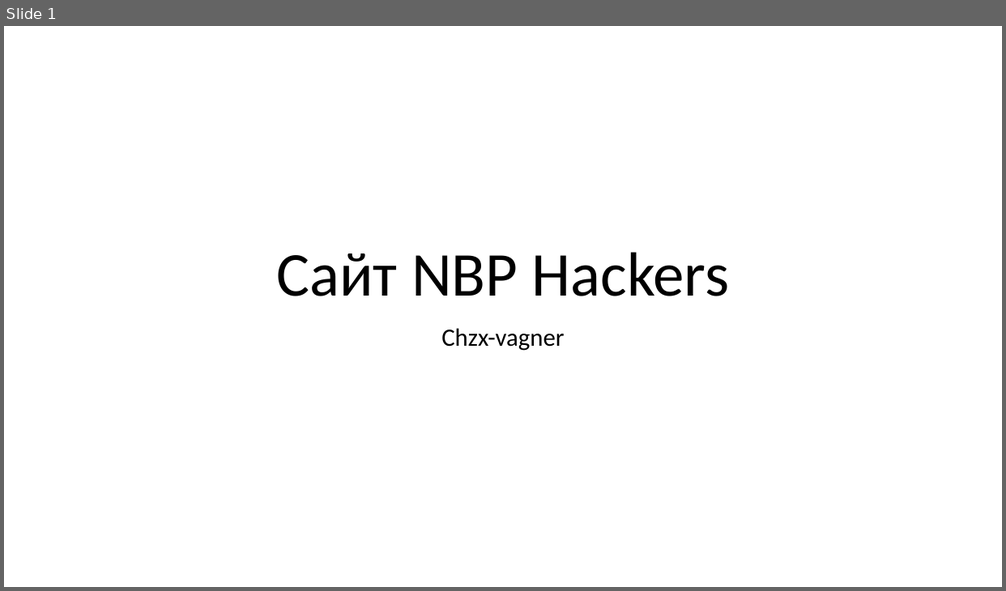
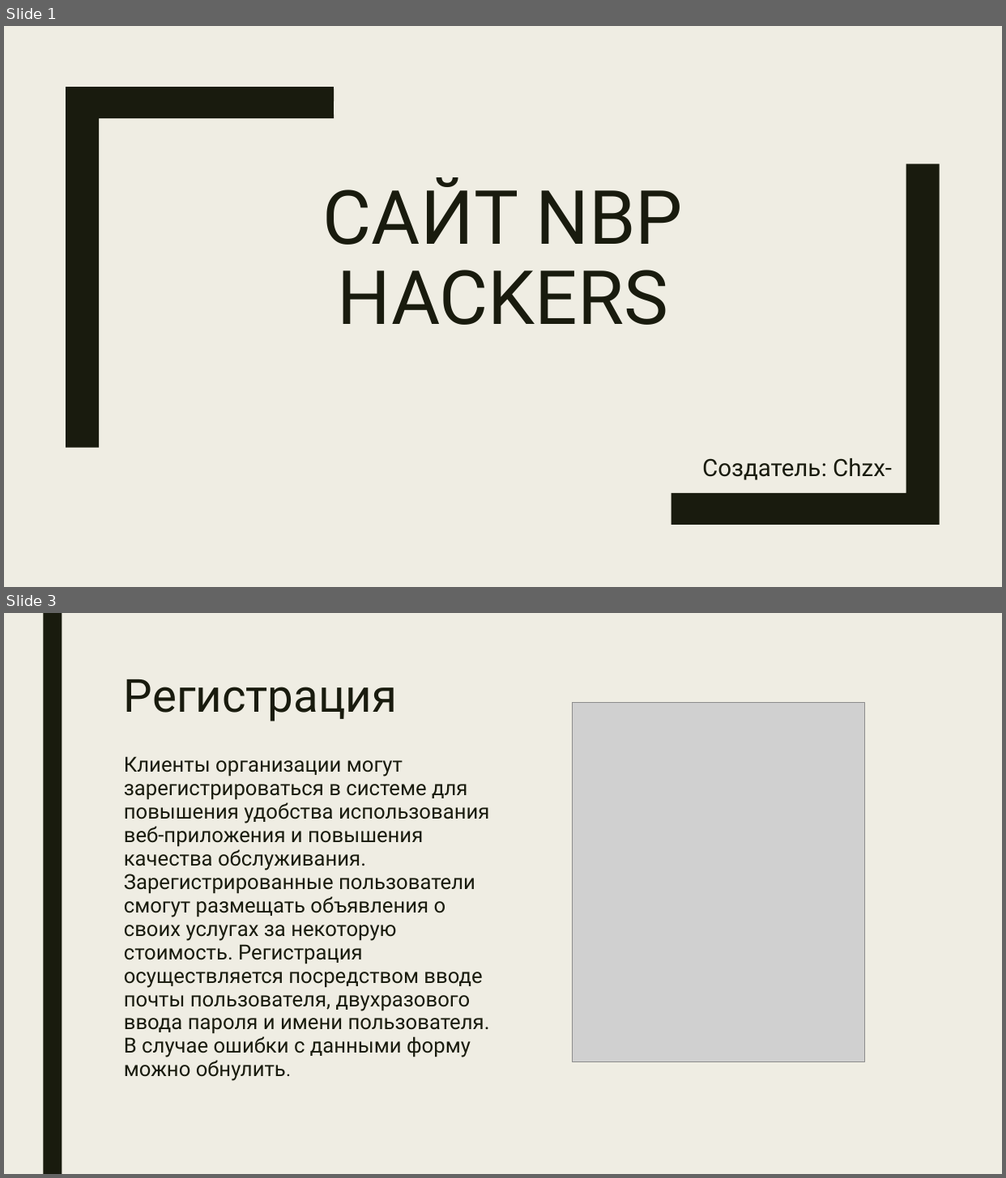
Before and after one commit to chzx-vagner/NBP_Website, a slide deck: NBP_Website.pptx. Shown one above the other, each under a label of ours: slide 1 before the commit, slides 1 and 3 after it; the slides between them are not shown. The pictures are 1006x591 and 1006x1178 pixels, drawn with LibreOffice and Linux fonts; fonts in the diff are those of the drawing; grey boxes stand for pictures. Boxes give left, top, right and bottom in pixels: in the first picture for what was removed or moved away, otherwise in the second. Text is boxed around its words. In the diff, an @@ line names an element or a change of style, - is before the commit and + after.

```diff
--- a/NBP_Website.pptx
+++ b/NBP_Website.pptx
@@ slide 3 added at (x1=4, y1=613, x2=1002, y2=1174), background #EFEDE3 @@
@@ rectangle added at (x1=43, y1=613, x2=62, y2=1174), fill #191B0E @@
@@ title added at (x1=124, y1=679, x2=397, y2=722), 44 pt, text #191B0E @@
+Регистрация
@@ picture added at (x1=572, y1=702, x2=864, y2=1063) @@
@@ text added at (x1=124, y1=756, x2=490, y2=1058), 20 pt, text #191B0E @@
+Клиенты организации могут зарегистрироваться в системе для повышения удобства использования веб-приложения и повышения качества обслуживания. Зарегистрированные пользователи смогут размещать объявления о своих услугах за некоторую стоимость. Регистрация осуществляется посредством вводе почты пользователя, двухразового ввода пароля и имени пользователя. В случае ошибки с данными форму можно обнулить.
@@ slide 1 changed as well @@
@@ background #FFFFFF to #EFEDE3 @@
@@ freeform shape added at (x1=66, y1=87, x2=334, y2=447), fill #191B0E @@
@@ freeform shape added at (x1=671, y1=164, x2=940, y2=525), fill #191B0E @@
@@ title at (x1=323, y1=177, x2=683, y2=325): text changed; size 60 to 72 pt; font Calibri to Roboto; text colour #000000 to #191B0E @@
-Сайт NBP Hackers
+САЙТ NBP HACKERS
@@ subtitle at (x1=702, y1=459, x2=892, y2=493): text changed; size 24 to 23 pt; font Calibri to Roboto; text colour #000000 to #191B0E @@
-Chzx-vagner
+Создатель: Chzx-vagner
```
Also in this commit, not shown: 1 other slide changed, 8 other slides added, 2 slides removed, 18 other files.
